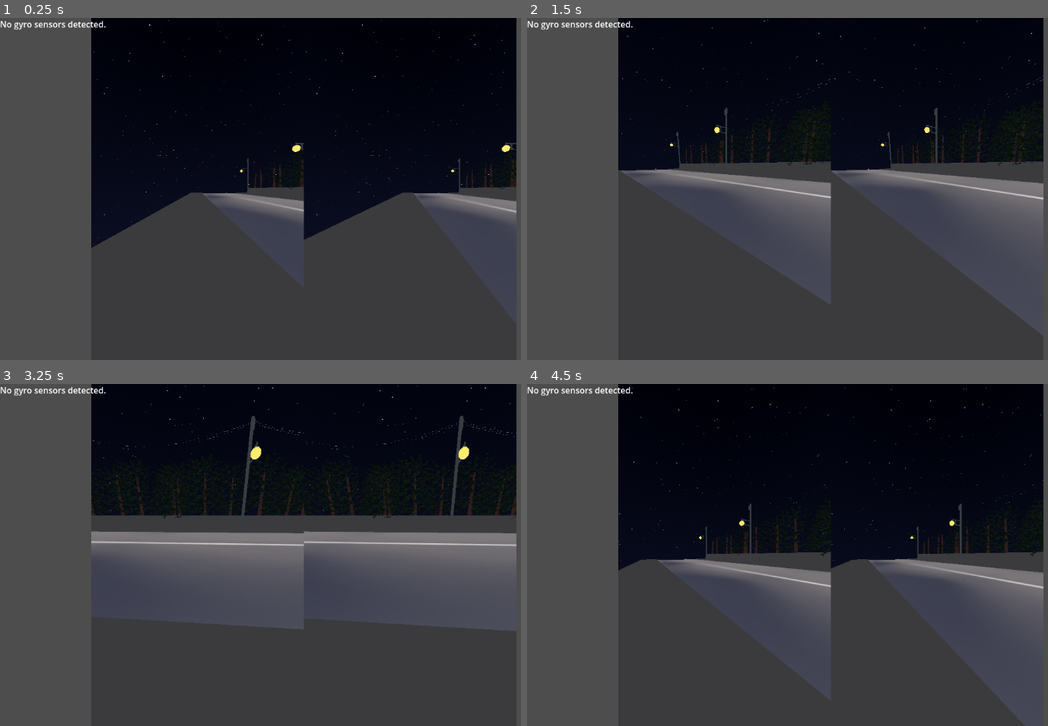
Above: before the commit, frames 1-4 (two rows, left to right).
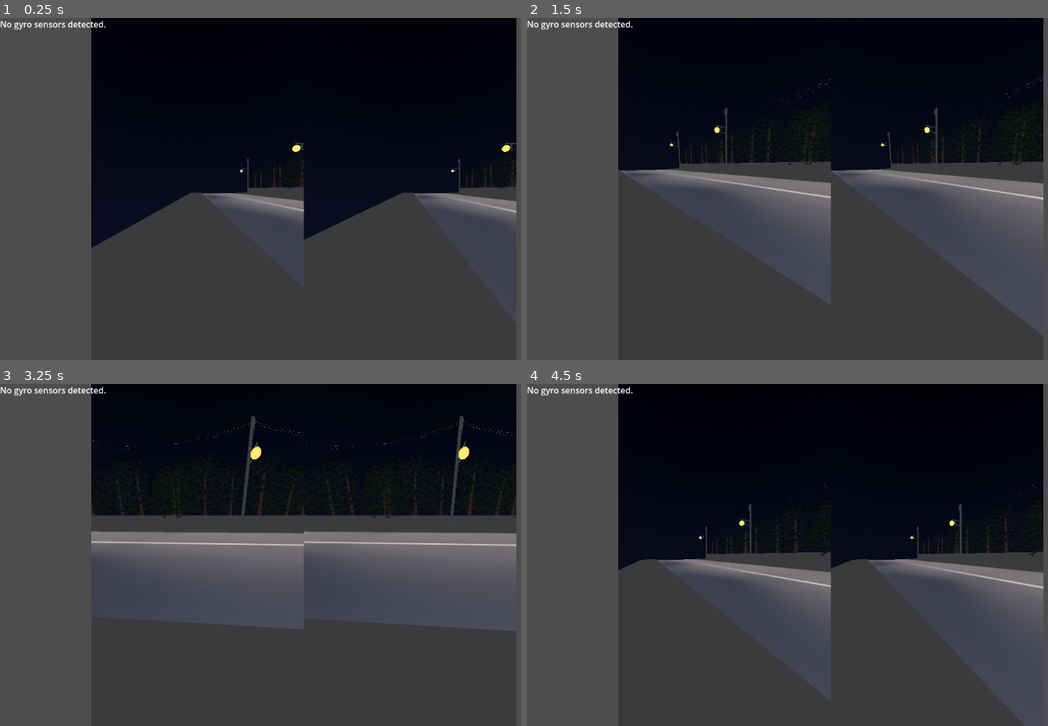
Above: after the commit, the same moments.

Repository: dairycultist/Metaverse
Game: Godot game, scene res://models/urban_japan/urban_japan.tscn
Same seed, same stepped clock (60 frames per second), same inputs: the game is played once before the commit and once after it. Before the commit the project starts from res://menu_main.tscn.
Inputs:
- Up to frame 1 (0.25 s): no input
- Up to frame 2 (1.5 s): tap Enter at 0.5 s; hold Right (ui_right) 0.53-1.28 s; hold Down (ui_down) from 1.28 s (still down)
- Up to frame 3 (3.25 s): release Down (ui_down) at 2.03 s; hold Right (ui_right) 2.03-2.78 s; hold Up (ui_up) from 2.78 s (still down)
- Up to frame 4 (4.5 s): release Up (ui_up) at 3.53 s; hold Left (ui_left) from 3.53 s (still down)

The runs differ from the first frame. In frame 1, less than 0.1% of the frame differs, in the area x 17-99%, y 0-67%; in frame 2, less than 0.1%; in frame 3, less than 0.1%; in frame 4, less than 0.1%.

Commit message:
Sky that has a simulation effect

Diff:
--- /dev/null
+++ b/models/beach/beach.tscn
@@ -0,0 +1,28 @@
+[gd_scene load_steps=5 format=3 uid="uid://cmm5jat145het"]
+
+[ext_resource type="Shader" uid="uid://cbjlqut47nfl5" path="res://models/sky.gdshader" id="1_uha78"]
+
+[sub_resource type="ShaderMaterial" id="ShaderMaterial_m4als"]
+shader = ExtResource("1_uha78")
+shader_parameter/top = Color(0, 0, 0, 1)
+shader_parameter/bottom = Color(0.0941176, 0.109804, 0.211765, 1)
+shader_parameter/c = 0.005
+shader_parameter/cel_size = 1200.0
+
+[sub_resource type="Sky" id="Sky_6kvs7"]
+sky_material = SubResource("ShaderMaterial_m4als")
+
+[sub_resource type="Environment" id="Environment_bfey3"]
+background_mode = 2
+sky = SubResource("Sky_6kvs7")
+ambient_light_source = 1
+ambient_light_color = Color(1, 1, 1, 1)
+ambient_light_energy = 0.4
+reflected_light_source = 1
+fog_density = 0.188
+volumetric_fog_density = 1.0
+
+[node name="Beach" type="Node3D"]
+
+[node name="WorldEnvironment" type="WorldEnvironment" parent="."]
+environment = SubResource("Environment_bfey3")
--- a/models/flat.gdshader
+++ b/models/flat.gdshader
@@ -3,10 +3,11 @@
 
 uniform sampler2D albedo: source_color;
 uniform vec3 color : source_color = vec3(1.);
+uniform float uv_scale = 1.0;
 
 void fragment() {
 
-	vec4 sample = texture(albedo, UV);
+	vec4 sample = texture(albedo, UV * uv_scale);
 
 	if (sample.a < 0.9) {
 		discard;
--- a/models/sky.gdshader
+++ b/models/sky.gdshader
@@ -2,9 +2,8 @@
 
 uniform vec3 top : source_color;
 uniform vec3 bottom : source_color;
-
-uniform float star_smallness : hint_range(200., 2000.) = 2000.;
-uniform float star_rarity : hint_range(.98, .999) = .999;
+uniform float c : hint_range(0., 1.) = 0.;
+uniform float cel_size = 800.;
 
 float hash(vec2 p) {
   return fract(sin(dot(p, vec2(127.1,311.7))) * 43758.5453123);
@@ -13,23 +12,10 @@
 void sky() {
 	float fac = clamp(SKY_COORDS.y + hash(SKY_COORDS.xy) * 0.1, 0., 1.);
 
-	float s = star_smallness;
+	//SKY_COORDS.xy
 
-	if (SKY_COORDS.y < 0.2) {
-		s *= 0.65;
-	}
-
-	float star_hash = hash(vec2(
-		floor(SKY_COORDS.x * s) / s,
-		floor(SKY_COORDS.y * s) / s
-	));
-
-	if (SKY_COORDS.y < 0.05) {
-		star_hash = 0.;
-	}
-
-	if (star_hash > star_rarity) {
-		COLOR = vec3((star_hash - star_rarity) / (1. - star_rarity));
+	if (float(int(SKY_COORDS.x * cel_size + c * 30.) % 60) / 60. < c || float(int(SKY_COORDS.y * cel_size + c * 30.) % 120) / 60. < c * 2.) {
+		COLOR = vec3(1.);
 	} else {
 		COLOR = mix(top, bottom, fac);
 	}
--- a/menu_main.tscn
+++ b/models/urban_japan/urban_japan.tscn
@@ -1,14 +1,14 @@
 [gd_scene load_steps=11 format=3 uid="uid://ucbmkqy0jydj"]
 
-[ext_resource type="Script" uid="uid://buipenoqnayc" path="res://binocular_camera.gd" id="1_1pa77"]
-[ext_resource type="Shader" uid="uid://cbjlqut47nfl5" path="res://models/sky.gdshader" id="2_plom5"]
-[ext_resource type="Shader" uid="uid://8f3dvohhv7bc" path="res://models/flat.gdshader" id="4_ja77e"]
-[ext_resource type="PackedScene" uid="uid://c5dwth6j2bvet" path="res://models/urban_japan/scene/scene_prefab.tscn" id="6_ja77e"]
-[ext_resource type="ArrayMesh" uid="uid://dgarvry48c474" path="res://models/urban_japan/vending_machine/vending_machine.obj" id="9_fk81q"]
-[ext_resource type="Texture2D" uid="uid://cygp284p3qpjm" path="res://models/urban_japan/vending_machine/vending_machine.png" id="10_tcn24"]
+[ext_resource type="Script" uid="uid://buipenoqnayc" path="res://binocular_camera.gd" id="1_fsedq"]
+[ext_resource type="Shader" uid="uid://cbjlqut47nfl5" path="res://models/sky.gdshader" id="2_wwej8"]
+[ext_resource type="ArrayMesh" uid="uid://dgarvry48c474" path="res://models/urban_japan/vending_machine/vending_machine.obj" id="3_ms0dd"]
+[ext_resource type="Shader" uid="uid://8f3dvohhv7bc" path="res://models/flat.gdshader" id="4_baia7"]
+[ext_resource type="Texture2D" uid="uid://cygp284p3qpjm" path="res://models/urban_japan/vending_machine/vending_machine.png" id="5_ok0i6"]
+[ext_resource type="PackedScene" uid="uid://c5dwth6j2bvet" path="res://models/urban_japan/scene/scene_prefab.tscn" id="6_p6yns"]
 
 [sub_resource type="ShaderMaterial" id="ShaderMaterial_2ot7e"]
-shader = ExtResource("2_plom5")
+shader = ExtResource("2_wwej8")
 shader_parameter/top = Color(0, 0, 0, 1)
 shader_parameter/bottom = Color(0.0941176, 0.109804, 0.211765, 1)
 shader_parameter/star_smallness = 1200.0
@@ -29,15 +29,16 @@
 
 [sub_resource type="ShaderMaterial" id="ShaderMaterial_u2d4o"]
 render_priority = 0
-shader = ExtResource("4_ja77e")
-shader_parameter/albedo = ExtResource("10_tcn24")
+shader = ExtResource("4_baia7")
+shader_parameter/albedo = ExtResource("5_ok0i6")
 shader_parameter/color = Color(1, 1, 1, 1)
+shader_parameter/uv_scale = 1.0
 
 [node name="World" type="Node3D"]
 
 [node name="BinocularCamera" type="Node3D" parent="."]
 transform = Transform3D(1, 0, 0, 0, 1, 0, 0, 0, 1, -1.2, 0.25, -0.6)
-script = ExtResource("1_1pa77")
+script = ExtResource("1_fsedq")
 reduce_screen_width = 0.15
 
 [node name="LeftEyeContainer" type="SubViewportContainer" parent="BinocularCamera"]
Not shown: 1 places in models/urban_japan/urban_japan.tscn that only renumber resources
